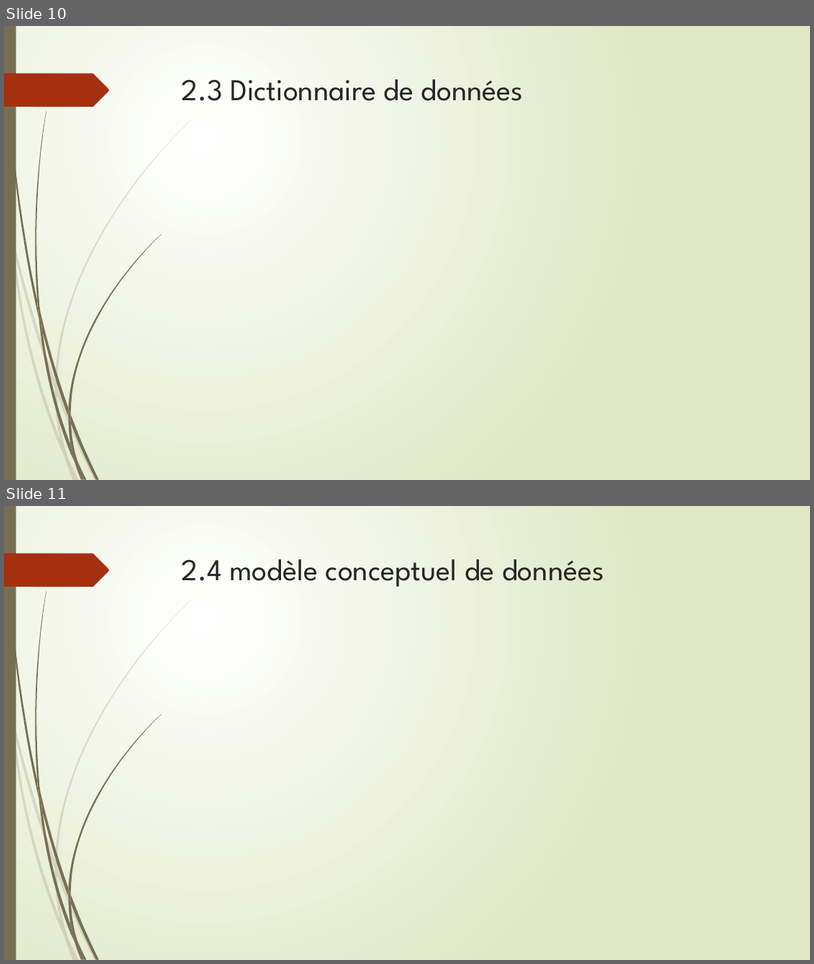
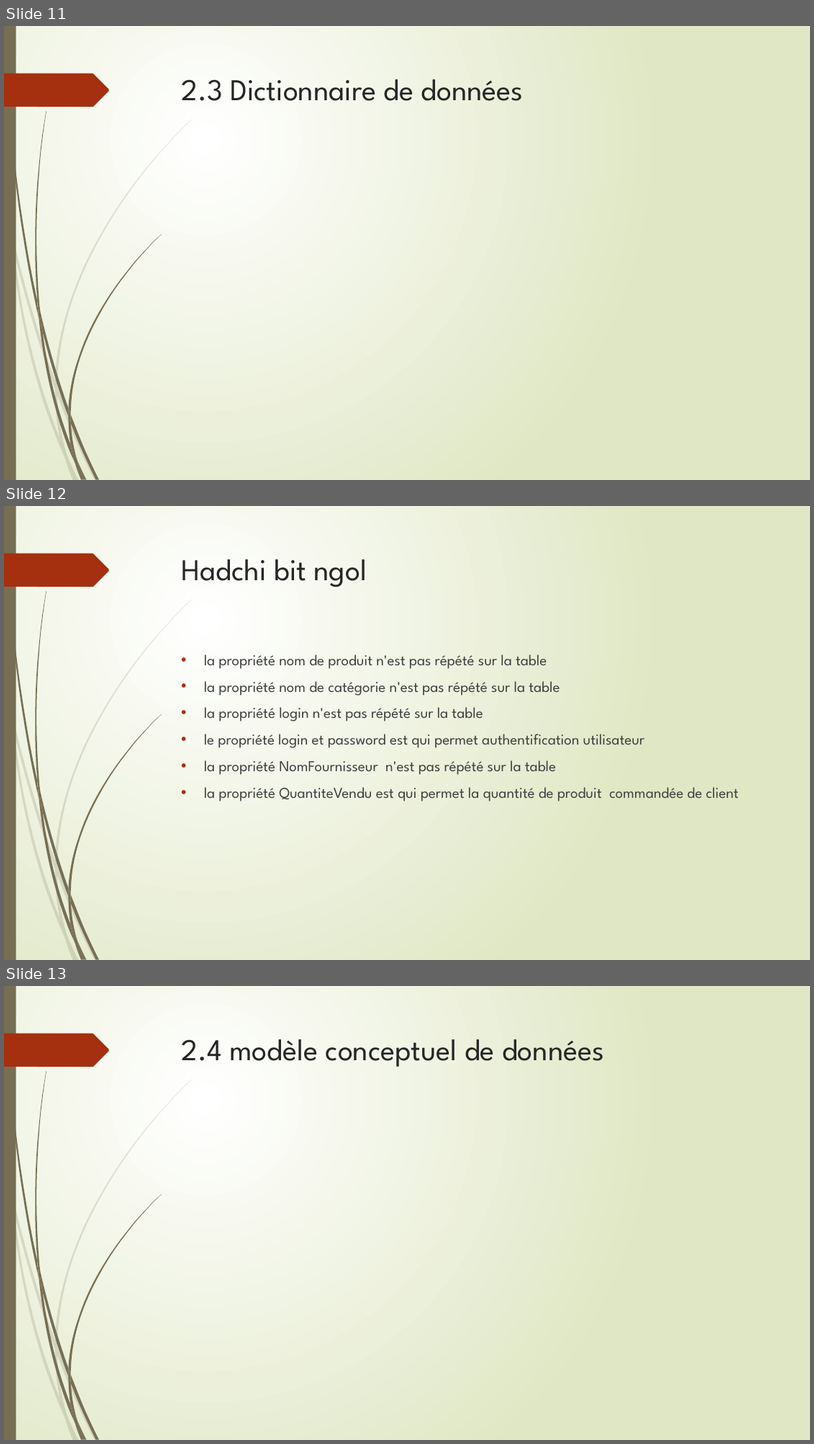
Before and after one commit to ElmarhraouiDev/rapport-de-projet-de-fin-d-etude, a slide deck: Plan présenation.pptx. Shown one above the other, each under a label of ours: slides 10 and 11 before the commit, slides 11, 12 and 13 after it. The pictures are 814x964 and 814x1444 pixels, drawn with LibreOffice and Linux fonts; fonts in the diff are those of the drawing. Boxes give left, top, right and bottom in pixels: in the first picture for what was removed or moved away, otherwise in the second. Text is boxed around its words. In the diff, an @@ line names an element or a change of style, - is before the commit and + after.

```diff
--- a/Plan présenation.pptx
+++ b/Plan présenation.pptx
@@ slide 12 added at (x1=4, y1=506, x2=810, y2=960), background gradient #FFFFFF to #DFE8C4; not listed: 24 template elements that a slide beside it also shows @@
@@ title added at (x1=182, y1=559, x2=367, y2=587), 36 pt, text #262626 @@
+Hadchi bit ngol
@@ text added at (x1=204, y1=654, x2=738, y2=801), 18 pt, text #404040 @@
+• la propriété nom de produit n'est pas répété sur la table
+• la propriété nom de catégorie n'est pas répété sur la table
+• la propriété login n'est pas répété sur la table
+• le propriété login et password est qui permet authentification utilisateur
+• la propriété NomFournisseur n'est pas répété sur la table
+• la propriété QuantiteVendu est qui permet la quantité de produit commandée de client
@@ what was slide 10 is now slide 11 @@
@@ what was slide 11 is now slide 13 @@
```
Also in this commit, not shown: 3 slides changed, 2 other slides added, 1 other file.
